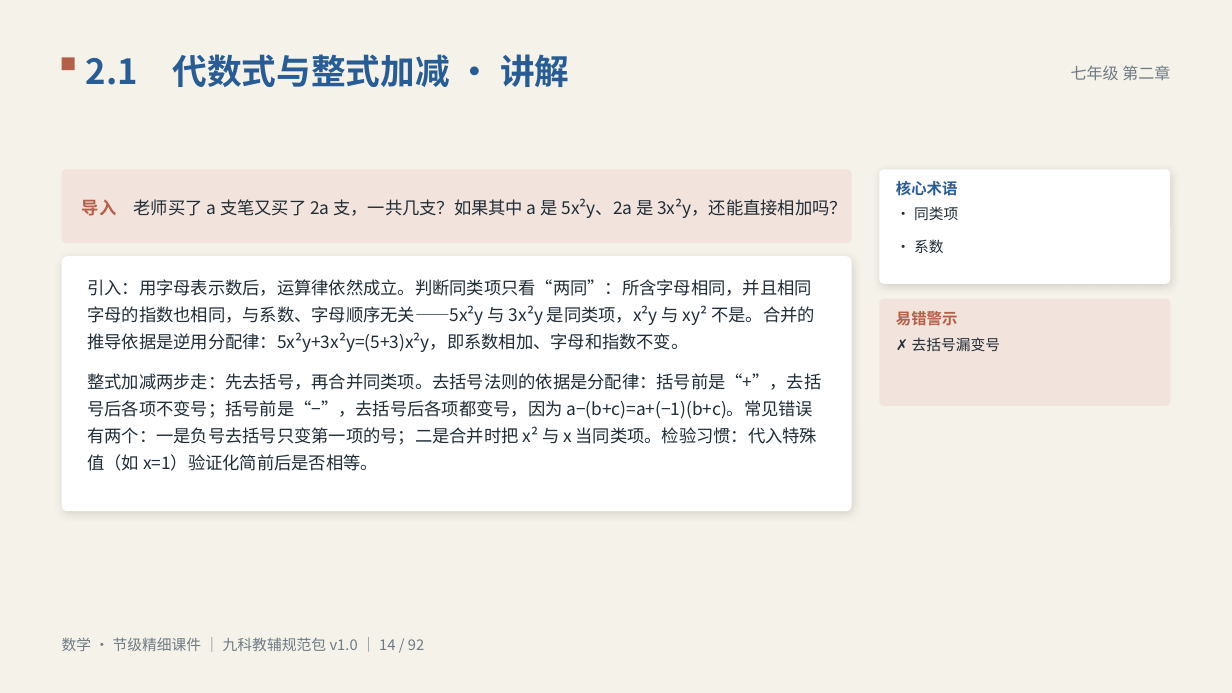
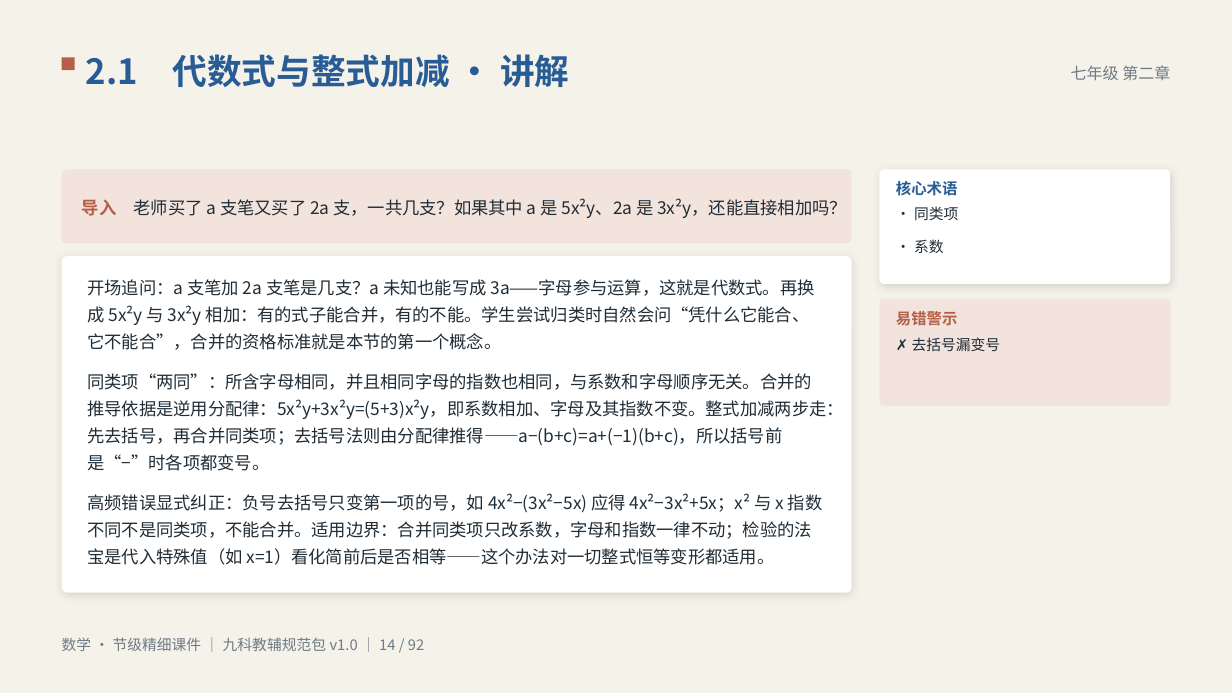
Before and after one commit to vimalinx/jiajiao-courseware, a slide deck: slide 14 of pptx/数学·节级精细讲解课件.pptx. Drawn at 1232x693 pixels with LibreOffice and Linux fonts; fonts in the diff are those of the drawing. Boxes give left, top, right and bottom in pixels: in the first picture for what was removed or moved away, otherwise in the second. Text is boxed around its words. In the diff, an @@ line names an element or a change of style, - is before the commit and + after.

```diff
--- a/pptx/数学·节级精细讲解课件.pptx
+++ b/pptx/数学·节级精细讲解课件.pptx
@@ rounded rectangle: place and size @@
-rounded rectangle at [62, 256, 852, 511]
+rounded rectangle at [62, 256, 852, 592]
@@ rounded rectangle at [62, 256, 852, 592]: proportions changed @@
@@ text at [87, 279, 843, 565]: text changed @@
-引入：用字母表示数后，运算律依然成立。判断同类项只看“两同”：所含字母相同，并且相同字母的指数也相同，与系数、字母顺序无关——5x²y 与 3x²y 是同类项，x²y 与 xy² 不是。合并的推导依据是逆用分配律：5x²y+3x²y=(5+3)x²y，即系数相加、字母和指数不变。
-整式加减两步走：先去括号，再合并同类项。去括号法则的依据是分配律：括号前是“+”，去括号后各项不变号；括号前是“−”，去括号后各项都变号，因为 a−(b+c)=a+(−1)(b+c)。常见错误有两个：一是负号去括号只变第一项的号；二是合并时把 x² 与 x 当同类项。检验习惯：代入特殊值（如 x=1）验证化简前后是否相等。
+开场追问：a 支笔加 2a 支笔是几支？a 未知也能写成 3a——字母参与运算，这就是代数式。再换成 5x²y 与 3x²y 相加：有的式子能合并，有的不能。学生尝试归类时自然会问“凭什么它能合、它不能合”，合并的资格标准就是本节的第一个概念。
+同类项“两同”：所含字母相同，并且相同字母的指数也相同，与系数和字母顺序无关。合并的推导依据是逆用分配律：5x²y+3x²y=(5+3)x²y，即系数相加、字母及其指数不变。整式加减两步走：先去括号，再合并同类项；去括号法则由分配律推得——a−(b+c)=a+(−1)(b+c)，所以括号前是“−”时各项都变号。
+高频错误显式纠正：负号去括号只变第一项的号，如 4x²−(3x²−5x) 应得 4x²−3x²+5x；x² 与 x 指数不同不是同类项，不能合并。适用边界：合并同类项只改系数，字母和指数一律不动；检验的法宝是代入特殊值（如 x=1）看化简前后是否相等——这个办法对一切整式恒等变形都适用。
```
Also in this commit, not shown: 37 other slides changed, 34 other files.
